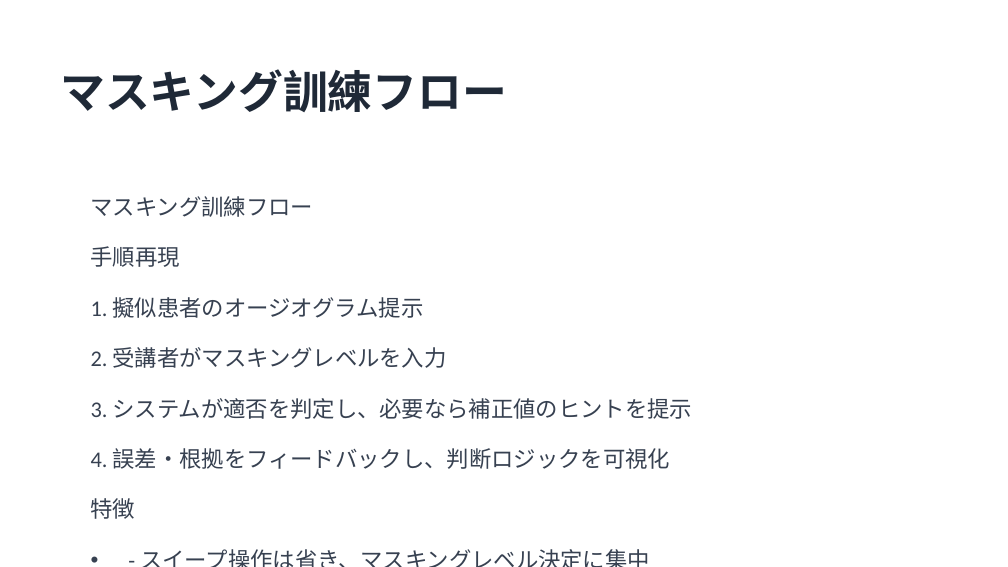
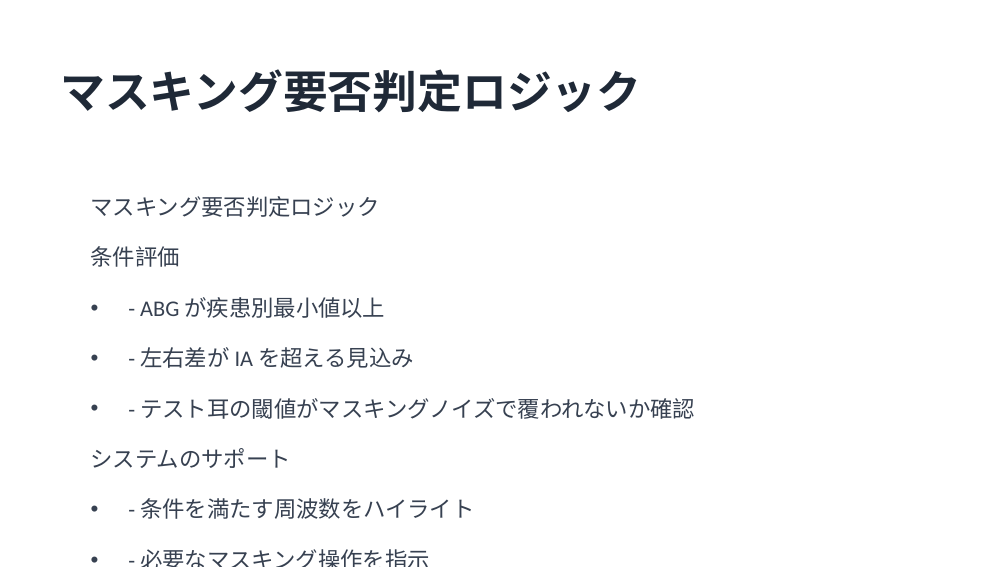
Before and after one commit to HIdechan-Maeda/Audiogram-masking-training-ver.2, a slide deck: slide 7 of HearSim_マスキング訓練プレゼン.pptx (slide 6 before the commit). Drawn at 1008x567 pixels with LibreOffice and Linux fonts; fonts in the diff are those of the drawing. Boxes give left, top, right and bottom in pixels: in the first picture for what was removed or moved away, otherwise in the second. Text is boxed around its words. In the diff, an @@ line names an element or a change of style, - is before the commit and + after.

```diff
--- a/HearSim_マスキング訓練プレゼン.pptx
+++ b/HearSim_マスキング訓練プレゼン.pptx
@@ text at <box>60,69,641,112</box>: text changed @@
-マスキング訓練フロー
+マスキング要否判定ロジック
@@ text at <box>91,196,380,217</box>: text changed @@
-マスキング訓練フロー
+マスキング要否判定ロジック
@@ text at <box>91,246,180,267</box>: text changed @@
-手順再現
+条件評価
@@ text at <box>140,297,385,318</box>: text changed @@
-1. 擬似患者のオージオグラム提示
+• - ABG が疾患別最小値以上
@@ text at <box>140,347,414,368</box>: text changed @@
-2. 受講者がマスキングレベルを入力
+• - 左右差が IA を超える見込み
@@ text at <box>140,398,695,419</box>: text changed @@
-3. システムが適否を判定し、必要なら補正値のヒントを提示
+• - テスト耳の閾値がマスキングノイズで覆われないか確認
@@ text at <box>91,448,291,468</box>: text changed @@
-4. 誤差・根拠をフィードバックし、判断ロジックを可視化
+システムのサポート
@@ text at <box>140,498,474,519</box>: text changed @@
-特徴
+• - 条件を満たす周波数をハイライト
@@ text at <box>81,534,927,567</box>: text changed @@
-• - スイープ操作は省き、マスキングレベル決定に集中
+• - 必要なマスキング操作を指示
```
Also in this commit, not shown: 8 other slides changed, 4 slides added, 4 slides removed, 1 other file.
